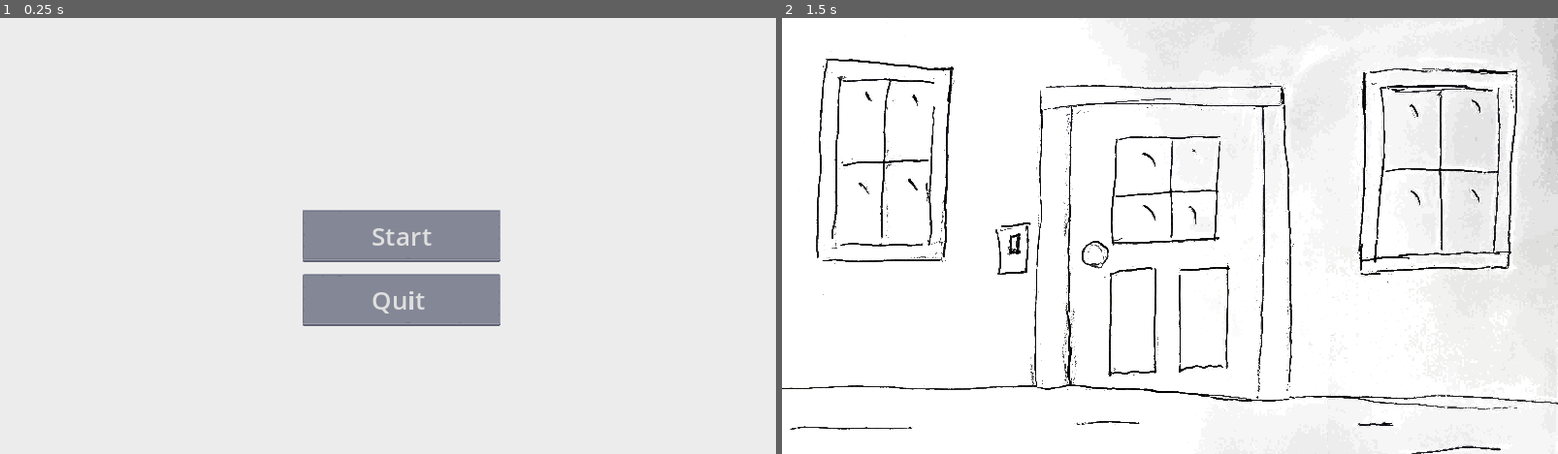
Above: before the commit, frames 1-2 (left to right).
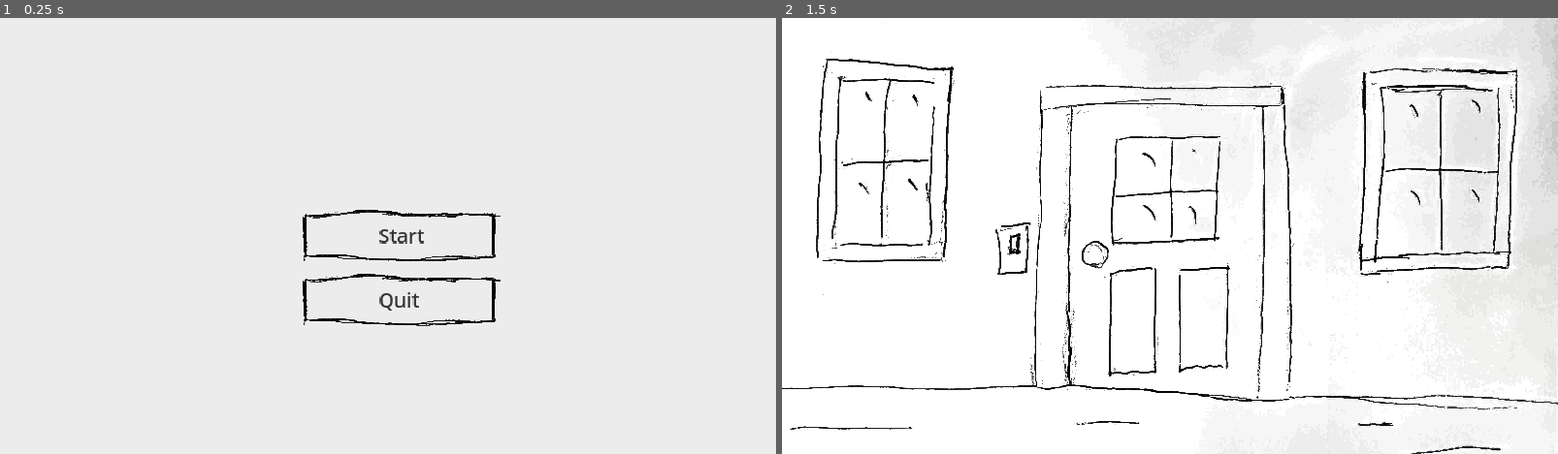
Above: after the commit, the same moments.

Repository: jaakop/TrickOrTrap
Game: Godot game, scene res://scenes/main_menu/main_menu.tscn
Two runs of this game, one before a commit and one after it. Both use one fixed random seed, a clock stepped at 60 frames per second and the inputs below. This scene is started directly instead of the project's main scene.
Inputs (mouse positions are in pixels of both pictures, inside the frame that each line leads up to):
- Up to frame 1 (0.25 s): no input
- Up to frame 2 (1.5 s): click "Start" at 0.5 s; click (1170, 188) at 1.25 s

The runs differ from the first frame. In frame 1, 6.0% of the frame differs, in the area x 39-65%, y 44-71%; in frame 2, nothing differs.

Commit message:
Custom ui button

Diff:
--- a/main_theme.tres
+++ b/main_theme.tres
@@ -1,33 +1,24 @@
-[gd_resource type="Theme" load_steps=6 format=3 uid="uid://d2osqlqw31f8w"]
+[gd_resource type="Theme" load_steps=5 format=3 uid="uid://d2osqlqw31f8w"]
 
-[ext_resource type="Texture2D" uid="uid://bq471rgfabw36" path="res://assets/kenney-ui/buttonLong_blue.png" id="1_lyfy5"]
-[ext_resource type="Texture2D" uid="uid://d0kjn5rlwpxdb" path="res://assets/kenney-ui/buttonLong_blue_pressed.png" id="2_83ogl"]
+[ext_resource type="Texture2D" uid="uid://dyijg5kabmh0y" path="res://assets/ui/button.png" id="1_klsot"]
 
 [sub_resource type="StyleBoxTexture" id="StyleBoxTexture_p7neu"]
-texture = ExtResource("1_lyfy5")
-texture_margin_left = 5.0
-texture_margin_top = 5.0
-texture_margin_right = 5.0
-texture_margin_bottom = 10.0
+texture = ExtResource("1_klsot")
 modulate_color = Color(0.921569, 0.921569, 0.921569, 1)
 
 [sub_resource type="StyleBoxTexture" id="StyleBoxTexture_8xbum"]
-texture = ExtResource("1_lyfy5")
-texture_margin_left = 10.0
-texture_margin_top = 10.0
-texture_margin_right = 10.0
-texture_margin_bottom = 10.0
-axis_stretch_vertical = 1
+texture = ExtResource("1_klsot")
 
 [sub_resource type="StyleBoxTexture" id="StyleBoxTexture_5avyi"]
-texture = ExtResource("2_83ogl")
-texture_margin_left = 5.0
-texture_margin_top = 5.0
-texture_margin_right = 5.0
-texture_margin_bottom = 5.0
+texture = ExtResource("1_klsot")
+modulate_color = Color(0.733333, 0.733333, 0.733333, 1)
 
 [resource]
-Button/font_sizes/font_size = 64
+Button/colors/font_color = Color(0.203922, 0.203922, 0.203922, 1)
+Button/colors/font_hover_color = Color(0.203922, 0.203922, 0.203922, 1)
+Button/colors/font_hover_pressed_color = Color(0.203922, 0.203922, 0.203922, 1)
+Button/colors/font_pressed_color = Color(0.203922, 0.203922, 0.203922, 1)
+Button/font_sizes/font_size = 48
 Button/styles/hover = SubResource("StyleBoxTexture_p7neu")
 Button/styles/normal = SubResource("StyleBoxTexture_8xbum")
 Button/styles/pressed = SubResource("StyleBoxTexture_5avyi")
Binary file added: assets/ui/button.png
Not shown, added: assets/ui/button.png.import
